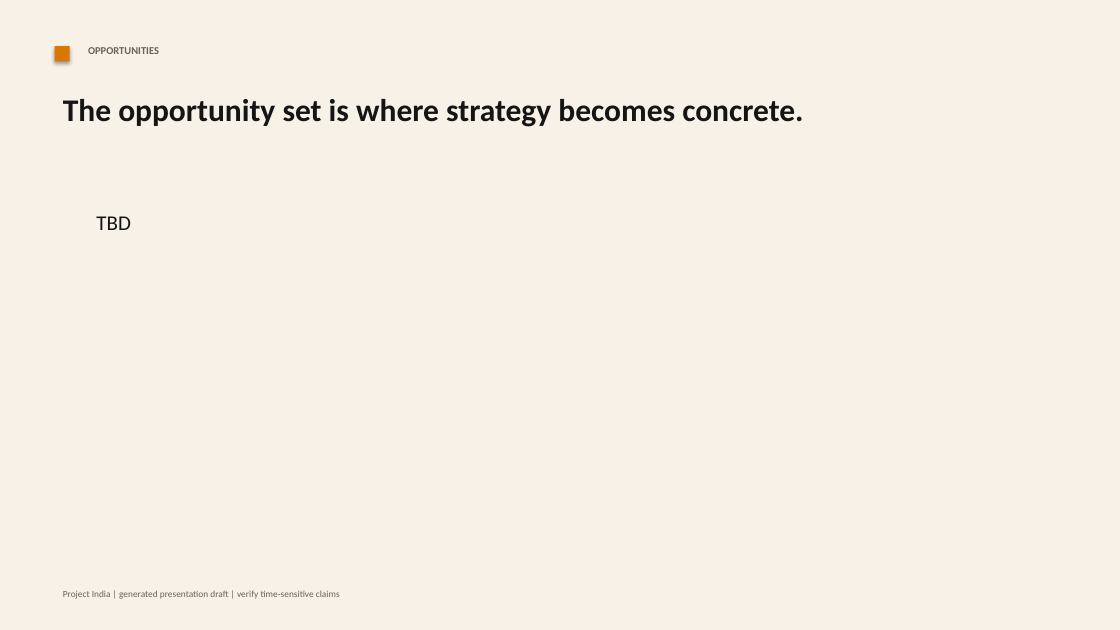
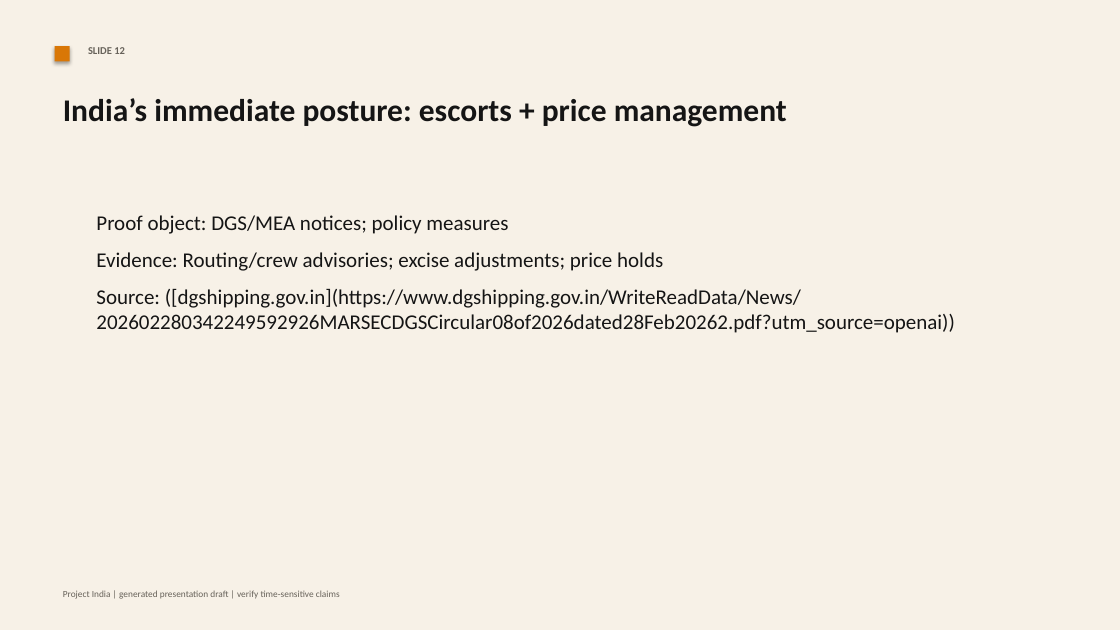
Before and after one commit to knirantar/Project-India, a slide deck: slide 13 of docs/presentations/us-iran-war-2026-generated-deck.pptx (slide 7 before the commit). Drawn at 1120x630 pixels with LibreOffice and Linux fonts; fonts in the diff are those of the drawing. Boxes give left, top, right and bottom in pixels: in the first picture for what was removed or moved away, otherwise in the second. Text is boxed around its words. In the diff, an @@ line names an element or a change of style, - is before the commit and + after.

```diff
--- a/docs/presentations/us-iran-war-2026-generated-deck.pptx
+++ b/docs/presentations/us-iran-war-2026-generated-deck.pptx
@@ text at (x1=88, y1=47, x2=125, y2=54): text changed @@
-OPPORTUNITIES
+SLIDE 12
@@ text at (x1=63, y1=98, x2=787, y2=127): text changed @@
-The opportunity set is where strategy becomes concrete.
+India’s immediate posture: escorts + price management
@@ text at (x1=96, y1=215, x2=801, y2=308): text changed @@
-TBD
+Proof object: DGS/MEA notices; policy measures
+Evidence: Routing/crew advisories; excise adjustments; price holds
+Source: ([dgshipping.gov.in](https://www.dgshipping.gov.in/WriteReadData/News/202602280342249592926MARSECDGSCircular08of2026dated28Feb20262.pdf?utm_source=openai))
```
Also in this commit, not shown: 8 other slides changed, 4 slides added, 6 other files.
